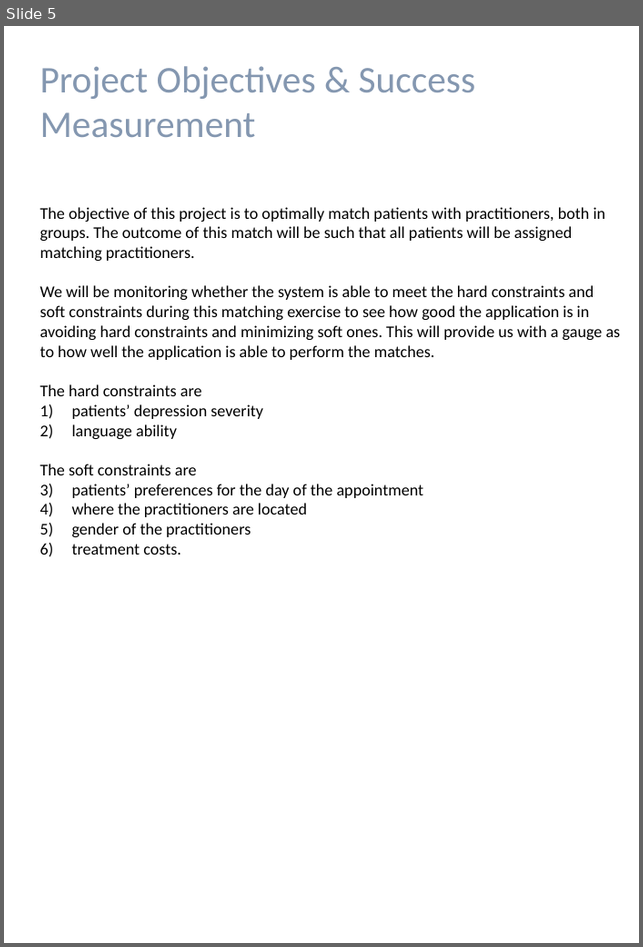
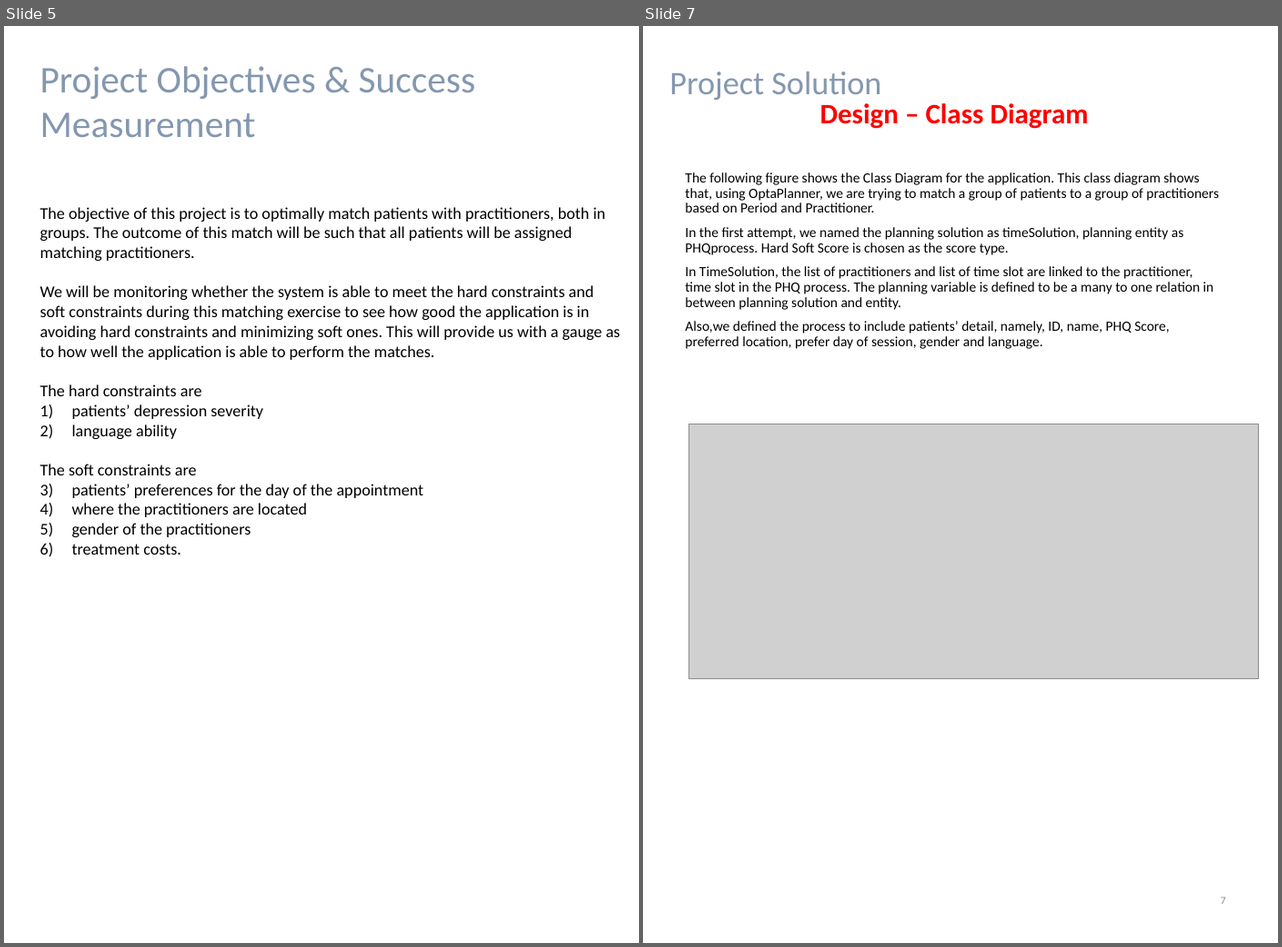
Before and after one commit to francis-han/IRS-RS-2019-03-09-IS1PT-GRP-Pepper-PatientMatchingSystem, a slide deck: WorkingFolder/Project Report.pptx. Shown side by side, each under a label of ours: slide 5 before the commit, slides 5 and 7 after it; the slides between them are not shown. The pictures are 643x947 and 1282x947 pixels, drawn with LibreOffice and Linux fonts; fonts in the diff are those of the drawing; grey boxes stand for pictures. Boxes give left, top, right and bottom in pixels: in the first picture for what was removed or moved away, otherwise in the second. Text is boxed around its words. In the diff, an @@ line names an element or a change of style, - is before the commit and + after.

```diff
--- a/WorkingFolder/Project Report.pptx
+++ b/WorkingFolder/Project Report.pptx
@@ slide 7 added at bbox=[643, 26, 1278, 943], background #FFFFFF @@
@@ text added at bbox=[669, 72, 881, 100], 28 pt, text #8497B0 @@
+Project Solution
@@ text added at bbox=[820, 103, 1089, 129], 24 pt, text #FF0000, bold @@
+Design – Class Diagram
@@ text added at bbox=[685, 173, 1219, 349], 12 pt, text #000000 @@
+The following figure shows the Class Diagram for the application. This class diagram shows that, using OptaPlanner, we are trying to match a group of patients to a group of practitioners based on Period and Practitioner.
+In the first attempt, we named the planning solution as timeSolution, planning entity as PHQprocess. Hard Soft Score is chosen as the score type.
+In TimeSolution, the list of practitioners and list of time slot are linked to the practitioner, time slot in the PHQ process. The planning variable is defined to be a many to one relation in between planning solution and entity.
+Also,we defined the process to include patients’ detail, namely, ID, name, PHQ Score, preferred location, prefer day of session, gender and language.
@@ picture added at bbox=[689, 424, 1259, 679] @@
@@ page number added at bbox=[1221, 897, 1226, 904], 9 pt, text #8C8C8C @@
+7
```
Also in this commit, not shown: 2 slides changed, 16 other slides added, 3 slides removed.
